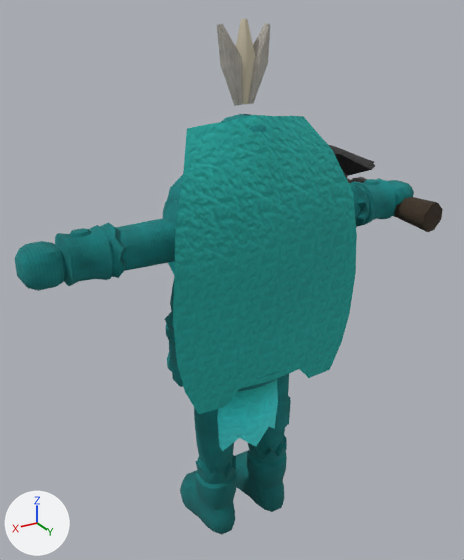
Two versions of the glTF model csharp/Unciv.Godot/Packs/units/models/unit/Maori Warrior.glb, one commit apart.
Both versions are drawn from a 50 mm camera at (0.587, 0.938, 1.021) aimed at (-0.102, -0.211, 0.447). The lights are fixed; the arrows at lower left show +X, +Y and +Z. The older version comes first. Where no turn or scale is listed for an object, it has been applied to the vertices. Vertices at exactly the same position are counted once.

In view in the first picture: '2H_Axe', 'Barbarian_Cape', 'Warrior'.
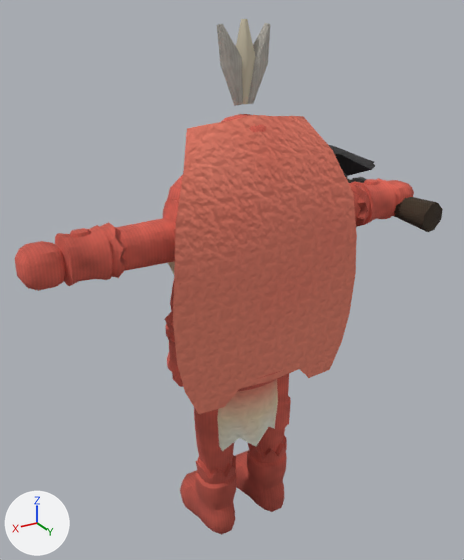
Changed parts and their boxes (x1, y1, x2, y2) in the pictures (464 x 560 px):
```json
{"part": 1, "of": "me_mesh_skinned", "change": "recoloured", "before": [15, 114, 414, 535], "after": [15, 114, 414, 535]}
{"part": 2, "of": "me_mesh_barbarian_cape", "change": "recoloured", "before": [173, 115, 357, 414], "after": [173, 115, 357, 414], "on screen": "cyan to red"}
```

The change, as JSON lines over the scene's bpy script:
```json
{"block": "me_mesh_skinned", "where": "me_mesh_skinned.from_pydata(...)  # 2496 vertices, 4575 faces; spans x -0.401..0.401, y -0.11..0.102, z 0.011..1.01"}
{"block": "me_mesh_skinned", "where": "# used by ob_warrior; location = (0.0, 0.0, -0.011)"}
{"block": "me_mesh_skinned", "change": "me_mesh_skinned part 1: 4225 faces centred in x -0.401..0.401, y -0.109..0.099, z 0.012..0.86 are repainted in the vertex colours; the middle colour goes from cyan #168b8b to red #e86a5a"}
{"block": "me_mesh_barbarian_cape", "where": "me_mesh_barbarian_cape.from_pydata(...)  # 53 vertices, 78 faces; spans x -0.192..0.192, y 0.011..0.102, z -0.493..0.009"}
{"block": "me_mesh_barbarian_cape", "where": "# used by ob_barbarian_cape; location = (0.0, 0.0, 0.845)"}
{"block": "me_mesh_barbarian_cape", "change": "me_mesh_barbarian_cape part 2: 78 faces centred in x -0.167..0.167, y 0.03..0.101, z -0.476..-0.015 are repainted in the vertex colours; the middle colour goes from cyan #26b8af to red #ff8e77"}
```
